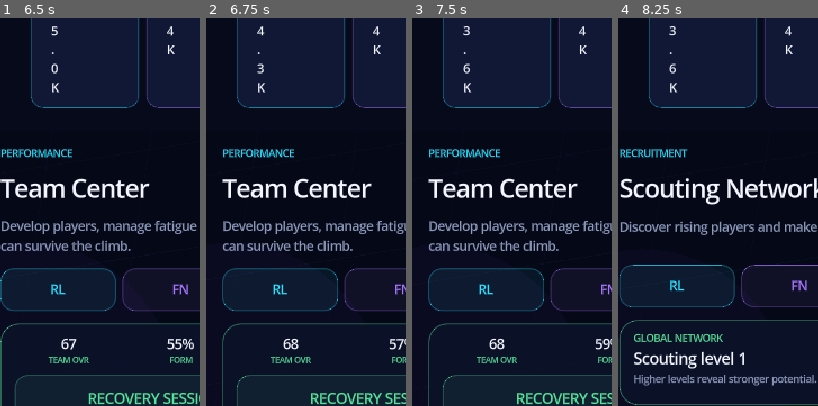
Above: before the commit, frames 1-4 (left to right).
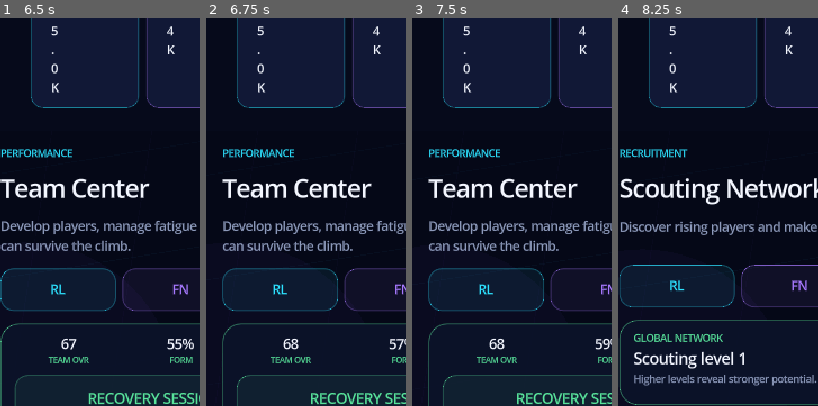
Above: after the commit, the same moments.

Repository: JasonTSKowner/E-Sport-Empire
Game: Godot game, scene res://scenes/Main.tscn
Two runs of this game, one before a commit and one after it. Both use one fixed random seed, a clock stepped at 60 frames per second and the inputs below.
Inputs:
- Up to frame 1 (6.5 s): click "03 PLAY" at 0.5 s; click "03 PLAY" at 1.25 s; click "RL" at 2 s; click "RL" at 2.75 s; click "FN" at 3.5 s; click "WZ" at 4.25 s; click "01 HOME" at 5 s; click "02 TEAM" at 5.75 s
- Up to frame 2 (6.75 s): click "RECOVERY SESSION • $700" at 6.5 s
- Up to frame 3 (7.5 s): click "RECOVERY SESSION • $700" at 7.25 s
- Up to frame 4 (8.25 s): click "04 SCOUT" at 8 s
The pictures show only the part of the screen within x 0-50%, y 23-73%; the shares and areas given below are measured in that part.

Frame 1 is identical in both runs. In frame 2, 0.1% of the frame differs, in the area x 25-30%, y 2-15%; in frame 3, less than 0.1%; in frame 4, less than 0.1%.

Commit message:
v0.4: reset alpha saves and zero-start economy

Diff:
--- a/scripts/game_state.gd
+++ b/scripts/game_state.gd
@@ -20,7 +20,11 @@
 		if file != null:
 			var parsed = JSON.parse_string(file.get_as_text())
 			if typeof(parsed) == TYPE_DICTIONARY:
-				data = parsed
+				if int(parsed.get("version", 0)) < GameDataRef.VERSION:
+					data = _new_save()
+					data["fresh_origin"] = true
+				else:
+					data = parsed
 	_merge_defaults(data, _new_save())
 	data["version"] = GameDataRef.VERSION
 	if not data.has("market") or data["market"].is_empty():
@@ -28,7 +32,6 @@
 	offline = apply_offline_progress()
 	save_game()
 	return offline
-
 
 func save_game() -> void:
 	data["last_seen"] = int(Time.get_unix_time_from_system())
@@ -57,14 +60,10 @@
 
 
 func passive_income_per_hour() -> int:
-	var studio := facility_level("studio")
-	var hq := facility_level("hq")
-	return 280 + studio * 440 + hq * 90 + int(data.get("reputation", 0)) * 14
-
+	return facility_level("studio") * 18 + facility_level("hq") * 4 + int(data.get("reputation", 0))
 
 func passive_fans_per_hour() -> int:
-	return 18 + facility_level("studio") * 32 + int(data.get("reputation", 0)) * 2
-
+	return facility_level("studio") * 2 + int(data.get("reputation", 0)) / 4
 
 func selected_mode() -> String:
 	return str(data.get("selected_mode", GameDataRef.MODES[0]))
@@ -127,8 +126,7 @@
 func facility_cost(key: String) -> int:
 	var definition: Dictionary = GameDataRef.FACILITIES[key]
 	var level := facility_level(key)
-	return int(round(float(definition["base_cost"]) * pow(1.72, level - 1)))
-
+	return int(round(float(definition["base_cost"]) * pow(1.72, maxi(0, level))))
 
 func buy_facility(key: String) -> Dictionary:
 	if not GameDataRef.FACILITIES.has(key):
@@ -150,8 +148,9 @@
 
 
 func training_cost(player: Dictionary) -> int:
-	return 550 + player_overall(player) * 22
-
+	if str(player.get("id", "")) == "captain":
+		return 0
+	return 10 + int(round(float(player_overall(player)) * 0.55))
 
 func train_player(player_id: String) -> Dictionary:
 	var player := _find_player(player_id)
@@ -183,17 +182,12 @@
 
 
 func rest_team(mode: String) -> Dictionary:
-	var cost := 700
-	if int(data["cash"]) < cost:
-		return {"ok": false, "message": "Not enough cash for recovery."}
-	data["cash"] = int(data["cash"]) - cost
 	for player in roster_for(mode):
 		player["fatigue"] = maxi(0, int(player.get("fatigue", 0)) - 24)
 		player["form"] = clampi(int(player.get("form", 50)) + 2, 25, 100)
 	data["energy"] = mini(100, int(data["energy"]) + 18)
 	save_game()
 	return {"ok": true, "message": "%s division completed recovery." % mode}
-
 
 func generate_market(charge: bool = true) -> Dictionary:
 	var cost := 450
